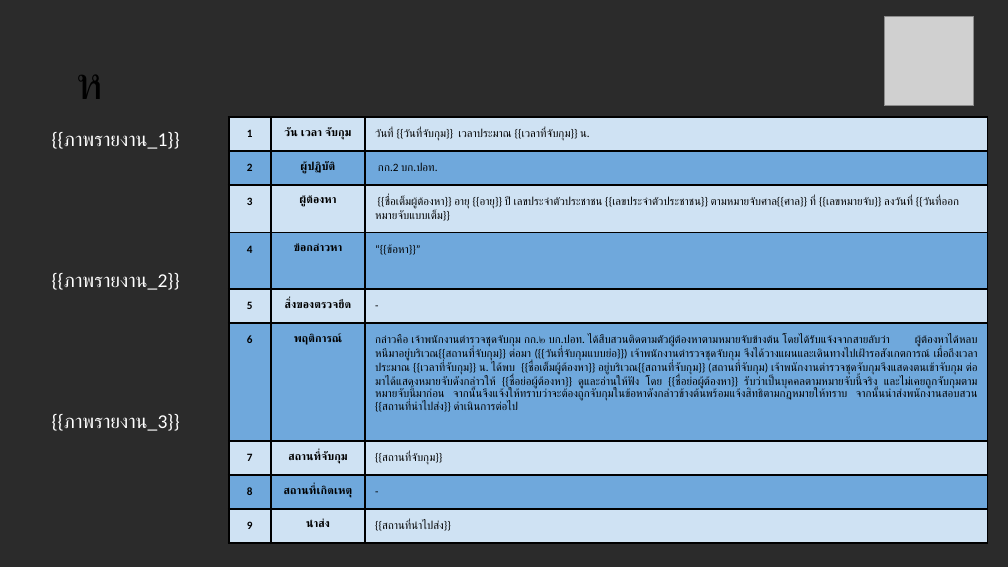
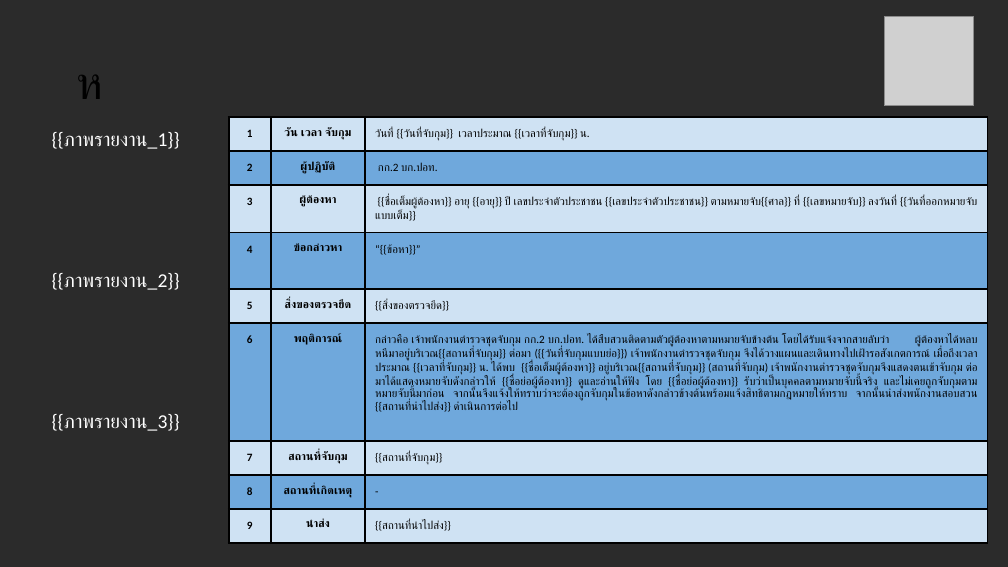
Before and after one commit to mpboonchai/case-tracker-tcsd2, a slide deck: slide 1 of template file/defult template/รายงานการจับกุม_Template.pptx. Drawn at 1008x567 pixels with LibreOffice and Linux fonts; fonts in the diff are those of the drawing; grey boxes stand for pictures; background and template pictures are left out; a plain dark background stands for a picture behind light text. Boxes give left, top, right and bottom in pixels: in the first picture for what was removed or moved away, otherwise in the second. Text is boxed around its words. In the diff, an @@ line names an element or a change of style, - is before the commit and + after.

```diff
--- a/template file/defult template/รายงานการจับกุม_Template.pptx
+++ b/template file/defult template/รายงานการจับกุม_Template.pptx
@@ table at (x1=229, y1=117, x2=988, y2=559) @@
-row 3, column 3: {{ชื่อเต็มผู้ต้องหา}} อายุ {{อายุ}} ปี เลขประจำตัวประชาชน {{เลขประจำตัวประชาชน}} ตามหมายจับศาล{{ศาล}} ที่ {{เลขหมายจับ}} ลงวันที่ {{วันที่ออกหมายจับแบบเต็ม}}
+row 3, column 3: {{ชื่อเต็มผู้ต้องหา}} อายุ {{อายุ}} ปี เลขประจำตัวประชาชน {{เลขประจำตัวประชาชน}} ตามหมายจับ{{ศาล}} ที่ {{เลขหมายจับ}} ลงวันที่ {{วันที่ออกหมายจับแบบเต็ม}}
-row 5, column 3: -
+row 5, column 3: {{สิ่งของตรวจยึด}}
-row 6, column 3: กล่าวคือ เจ้าพนักงานตำรวจชุดจับกุม กก.๒ บก.ปอท. ได้สืบสวนติดตามตัวผู้ต้องหาตามหมายจับข้างต้น โดยได้รับแจ้งจากสายลับว่า ผู้ต้องหาได้หลบหนีมาอยู่บริเวณ{{สถานที่จับกุม}} ต่อมา ({{วันที่จับกุมแบบย่อ}}) เจ้าพนักงานตำรวจชุดจับกุม จึงได้วางแผนและเดินทางไปเฝ้ารอสังเกตการณ์ เมื่อถึงเวลาประมาณ {{เวลาที่จับกุม}} น. ได้พบ {{ชื่อเต็มผู้ต้องหา}} อยู่บริเวณ{{สถานที่จับกุม}} (สถานที่จับกุม) เจ้าพนักงานตำรวจชุดจับกุมจึงแสดงตนเข้าจับกุม ต่อมาได้แสดงหมายจับดังกล่าวให้ {{ชื่อย่อผู้ต้องหา}} ดูและอ่านให้ฟัง โดย {{ชื่อย่อผู้ต้องหา}} รับว่าเป็นบุคคลตามหมายจับนี้จริง และไม่เคยถูกจับกุมตามหมายจับนี้มาก่อน จากนั้นจึงแจ้งให้ทราบว่าจะต้องถูกจับกุมในข้อหาดังกล่าวข้างต้นพร้อมแจ้งสิทธิตามกฎหมายให้ทราบ จากนั้นนำส่งพนักงานสอบสวน {{สถานที่นำไปส่ง}} ดำเนินการต่อไป
+row 6, column 3: กล่าวคือ เจ้าพนักงานตำรวจชุดจับกุม กก.2 บก.ปอท. ได้สืบสวนติดตามตัวผู้ต้องหาตามหมายจับข้างต้น โดยได้รับแจ้งจากสายลับว่า ผู้ต้องหาได้หลบหนีมาอยู่บริเวณ{{สถานที่จับกุม}} ต่อมา ({{วันที่จับกุมแบบย่อ}}) เจ้าพนักงานตำรวจชุดจับกุม จึงได้วางแผนและเดินทางไปเฝ้ารอสังเกตการณ์ เมื่อถึงเวลาประมาณ {{เวลาที่จับกุม}} น. ได้พบ {{ชื่อเต็มผู้ต้องหา}} อยู่บริเวณ{{สถานที่จับกุม}} (สถานที่จับกุม) เจ้าพนักงานตำรวจชุดจับกุมจึงแสดงตนเข้าจับกุม ต่อมาได้แสดงหมายจับดังกล่าวให้ {{ชื่อย่อผู้ต้องหา}} ดูและอ่านให้ฟัง โดย {{ชื่อย่อผู้ต้องหา}} รับว่าเป็นบุคคลตามหมายจับนี้จริง และไม่เคยถูกจับกุมตามหมายจับนี้มาก่อน จากนั้นจึงแจ้งให้ทราบว่าจะต้องถูกจับกุมในข้อหาดังกล่าวข้างต้นพร้อมแจ้งสิทธิตามกฎหมายให้ทราบ จากนั้นนำส่งพนักงานสอบสวน {{สถานที่นำไปส่ง}} ดำเนินการต่อไป
```
Also in this commit, not shown: 2 slides removed, 13 other files.
